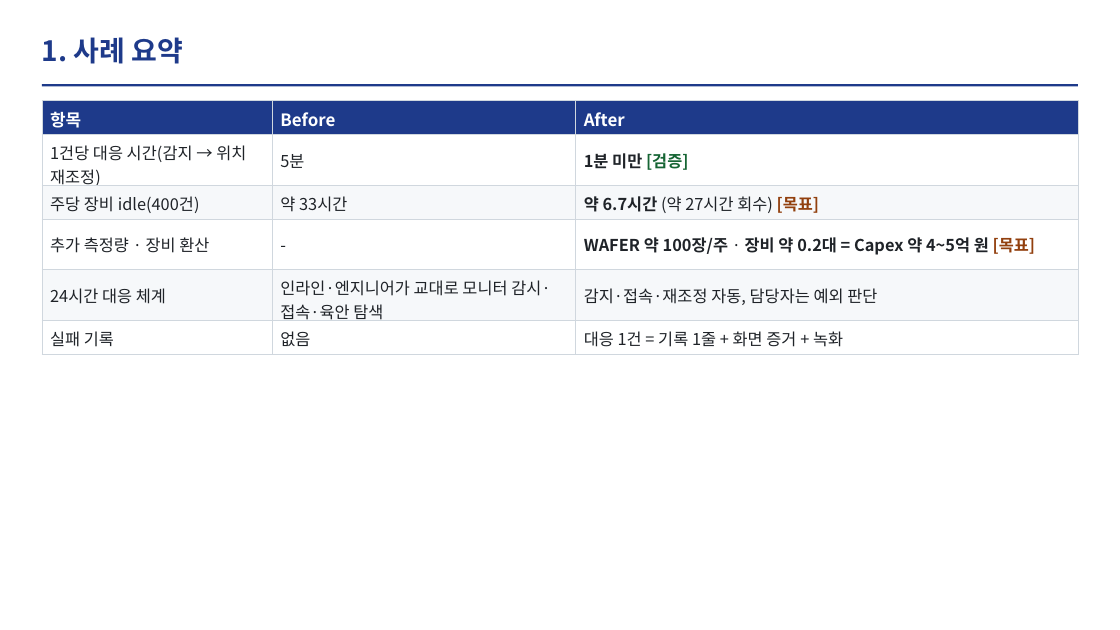
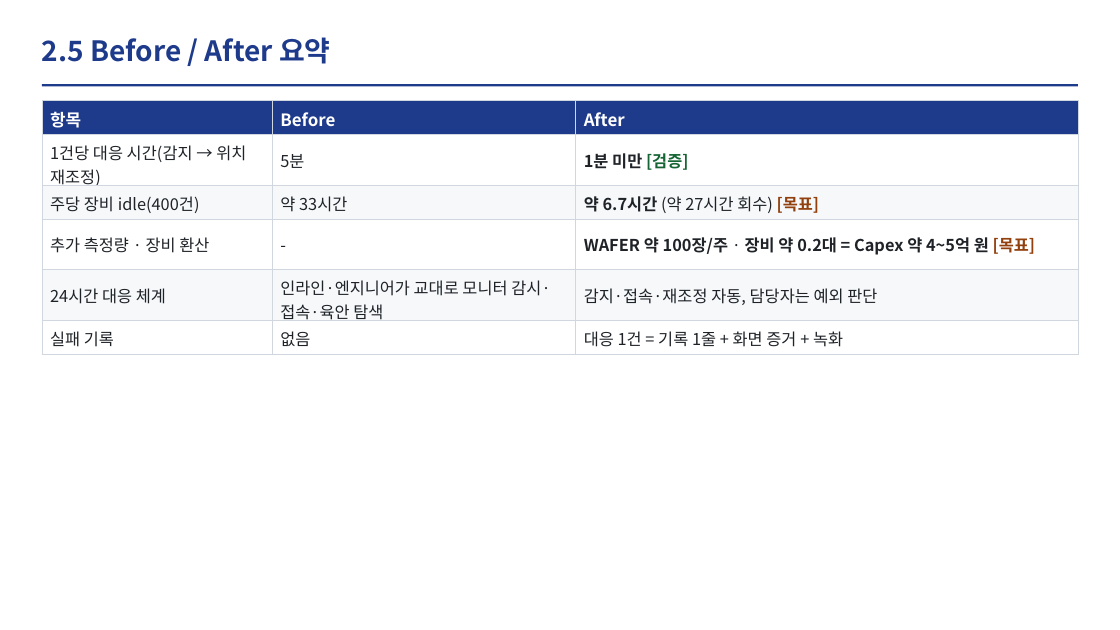
Before and after one commit to DarrenKoi/auto_recipe_creator, a slide deck: slide 7 of docs/project_progress/img/07/07_slides.pptx (slide 4 before the commit). Drawn at 1120x630 pixels with LibreOffice and Linux fonts; fonts in the diff are those of the drawing. Boxes give left, top, right and bottom in pixels: in the first picture for what was removed or moved away, otherwise in the second. Text is boxed around its words. In the diff, an @@ line names an element or a change of style, - is before the commit and + after.

```diff
--- a/docs/project_progress/img/07/07_slides.pptx
+++ b/docs/project_progress/img/07/07_slides.pptx
@@ text at box(42, 37, 331, 64): text changed @@
-1. 사례 요약
+2.5 Before / After 요약
```
Also in this commit, not shown: 2 other files.
